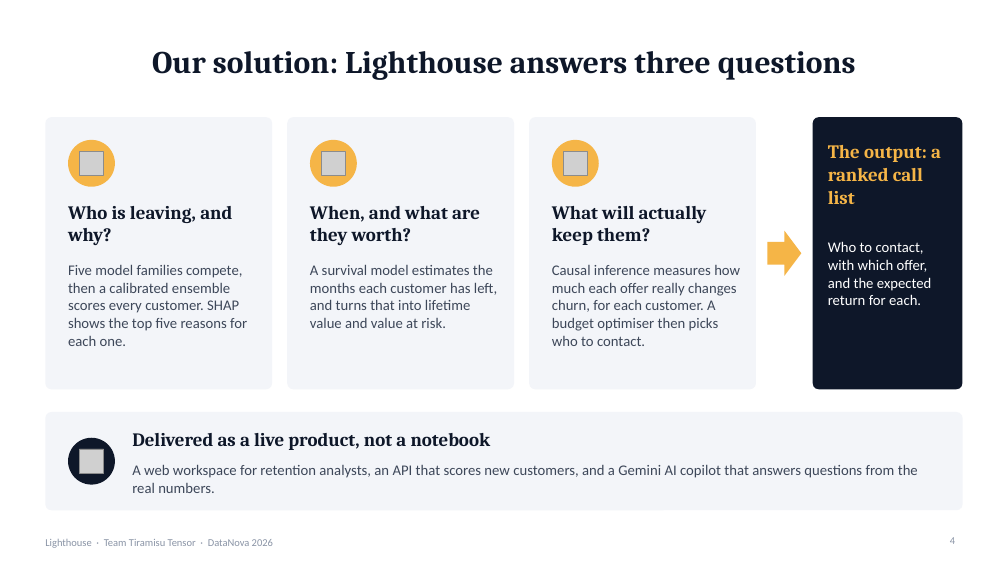
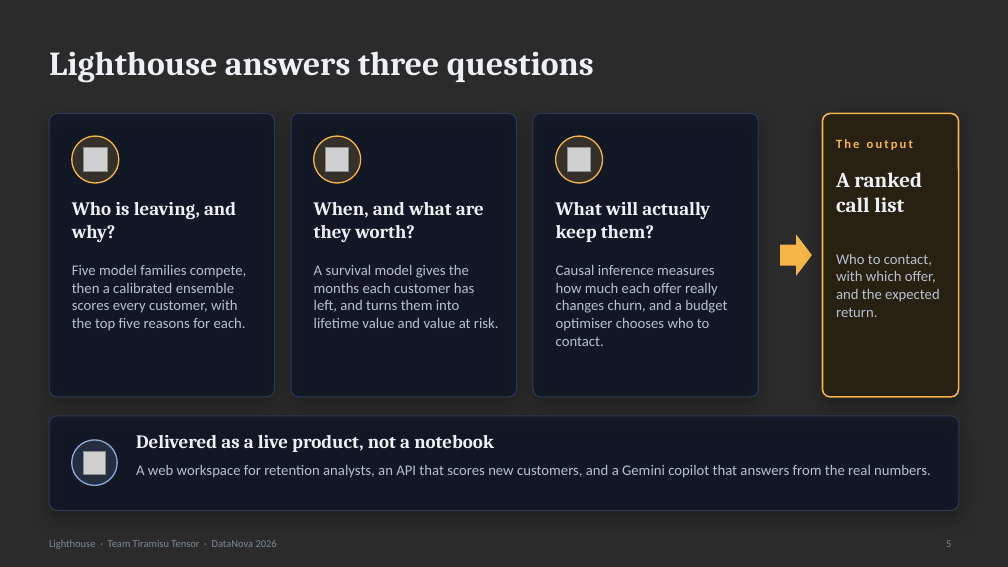
Before and after one commit to ac265640/LightHouse, a slide deck: slide 5 of frontend/public/deck/Lighthouse-Team-Tiramisu-Tensor.pptx (slide 4 before the commit). Drawn at 1008x567 pixels with LibreOffice and Linux fonts; fonts in the diff are those of the drawing; grey boxes stand for pictures; background and template pictures are left out; a plain dark background stands for a picture behind light text. Boxes give left, top, right and bottom in pixels: in the first picture for what was removed or moved away, otherwise in the second. Text is boxed around its words. In the diff, an @@ line names an element or a change of style, - is before the commit and + after.

Commit message:
docs: redesign the pitch deck with a night-sea lighthouse theme
Each slide sits on its own rendered night scene, with the lighthouse beam
aimed at that slide's content. Slow fades between slides make the beam
appear to sweep. Text, charts and tables stay native and editable.

```diff
--- a/frontend/public/deck/Lighthouse-Team-Tiramisu-Tensor.pptx
+++ b/frontend/public/deck/Lighthouse-Team-Tiramisu-Tensor.pptx
@@ background #FFFFFF to picture (left out) @@
@@ title at <box>49,51,594,83</box>: text changed; size 30 to 32 pt; text colour #0E1729 to #EEF1F6 @@
-Our solution: Lighthouse answers three questions
+Lighthouse answers three questions
@@ rounded rectangle: place and size @@
-rounded rectangle at <box>45,117,272,389</box>
+rounded rectangle at <box>49,113,274,397</box>
@@ rounded rectangle: place and size @@
-rounded rectangle at <box>287,117,514,389</box>
+rounded rectangle at <box>291,113,516,397</box>
@@ fill #F3F5F9 to #0E1626 at 78% opacity; outline none to #2C3956 1 pt; shadow on; proportions changed in 4 elements at <box>49,416,959,510</box>, <box>49,113,274,397</box>, <box>291,113,516,397</box>, <box>533,113,758,397</box> @@
@@ rounded rectangle: place and size @@
-rounded rectangle at <box>529,117,756,389</box>
+rounded rectangle at <box>533,113,758,397</box>
@@ rounded rectangle: place and size @@
-rounded rectangle at <box>813,117,963,389</box>
+rounded rectangle at <box>823,113,959,397</box>
@@ rounded rectangle at <box>823,113,959,397</box>: fill #0E1729 to #2A2110 at 90% opacity; outline none to #F5B547 1.5 pt; shadow on; proportions changed @@
@@ 3 ellipses, 3 pictures: place and size @@
-3 ellipses, 3 pictures at <box>68,140,599,187</box>
+3 ellipses, 3 pictures at <box>72,136,603,183</box>
@@ fill #F5B547 to #F5B547 at 16% opacity; outline none to #F5B547 1.25 pt in 3 elements at <box>72,136,119,183</box>, <box>314,136,361,183</box>, <box>556,136,603,183</box> @@
@@ text added at <box>836,139,913,150</box>, 12 pt, text #F5B547, bold @@
+The output
@@ text at <box>836,172,922,212</box>: text changed; size 18 to 20 pt; text colour #F5B547 to #EEF1F6 @@
-The output: a ranked call list
+A ranked call list
@@ text colour #0E1729 to #EEF1F6 in 4 elements at <box>136,435,494,452</box>, <box>72,202,236,242</box>, <box>314,202,484,242</box>, <box>556,202,710,242</box> @@
@@ right arrow: place and size @@
-right arrow at <box>768,231,802,276</box>
+right arrow at <box>780,234,812,276</box>
@@ text at <box>72,265,246,331</box>: text changed; text colour #3D4759 to #B7C0CF @@
-Five model families compete, then a calibrated ensemble scores every customer. SHAP shows the top five reasons for each one.
+Five model families compete, then a calibrated ensemble scores every customer, with the top five reasons for each.
@@ text at <box>314,265,499,328</box>: text changed; text colour #3D4759 to #B7C0CF @@
-A survival model estimates the months each customer has left, and turns that into lifetime value and value at risk.
+A survival model gives the months each customer has left, and turns them into lifetime value and value at risk.
@@ text at <box>556,265,727,346</box>: text changed; text colour #3D4759 to #B7C0CF @@
-Causal inference measures how much each offer really changes churn, for each customer. A budget optimiser then picks who to contact.
+Causal inference measures how much each offer really changes churn, and a budget optimiser chooses who to contact.
@@ text at <box>836,254,940,317</box>: text changed; text colour #FFFFFF to #B7C0CF @@
-Who to contact, with which offer, and the expected return for each.
+Who to contact, with which offer, and the expected return.
@@ rounded rectangle: place and size @@
-rounded rectangle at <box>45,412,963,510</box>
+rounded rectangle at <box>49,416,959,510</box>
@@ ellipse: place and size @@
-ellipse at <box>68,438,115,485</box>
+ellipse at <box>72,440,117,485</box>
@@ ellipse at <box>72,440,117,485</box>: fill #0E1729 to #8DA9D4 at 16% opacity; outline none to #8DA9D4 1.25 pt @@
@@ picture: place and size @@
-picture at <box>79,449,104,473</box>
+picture at <box>83,451,106,474</box>
@@ text at <box>136,465,931,478</box>: text changed; text colour #3D4759 to #B7C0CF @@
-A web workspace for retention analysts, an API that scores new customers, and a Gemini AI copilot that answers questions from the real numbers.
+A web workspace for retention analysts, an API that scores new customers, and a Gemini copilot that answers from the real numbers.
@@ text "Lighthouse · Team Tiramisu Tensor ..." at <box>49,540,277,549</box>: text colour #8A94A6 to #7D889C @@
@@ page number removed at <box>950,537,955,544</box> @@
-4
@@ page number added at <box>946,540,951,547</box>, 10 pt, text #7D889C @@
+5
```
Also in this commit, not shown: 14 other slides changed, 1 slide added, 4 other files.
